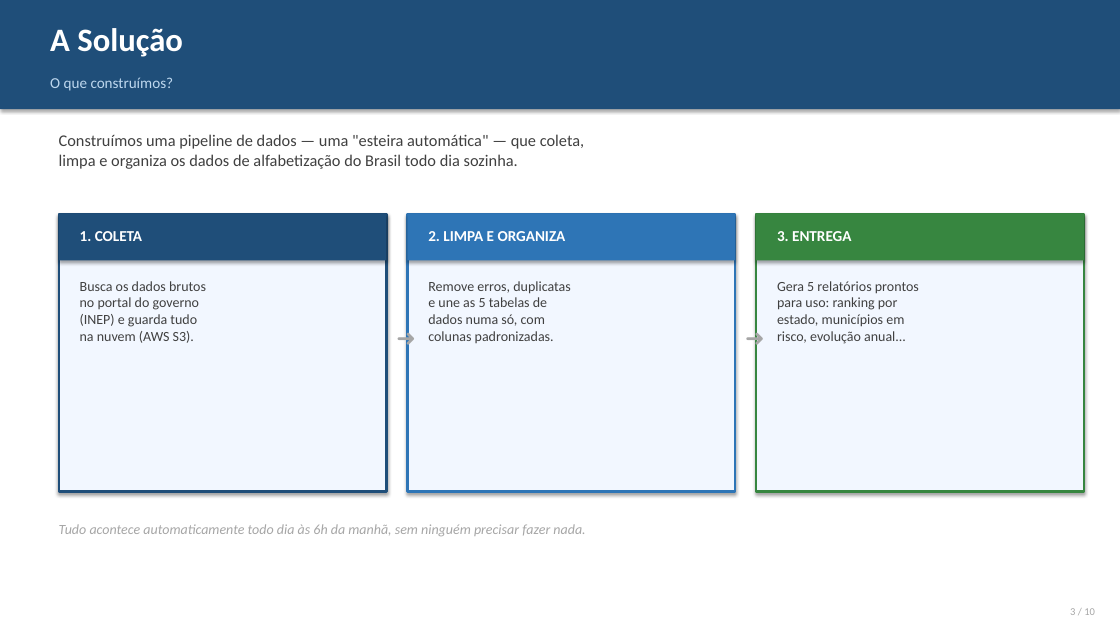
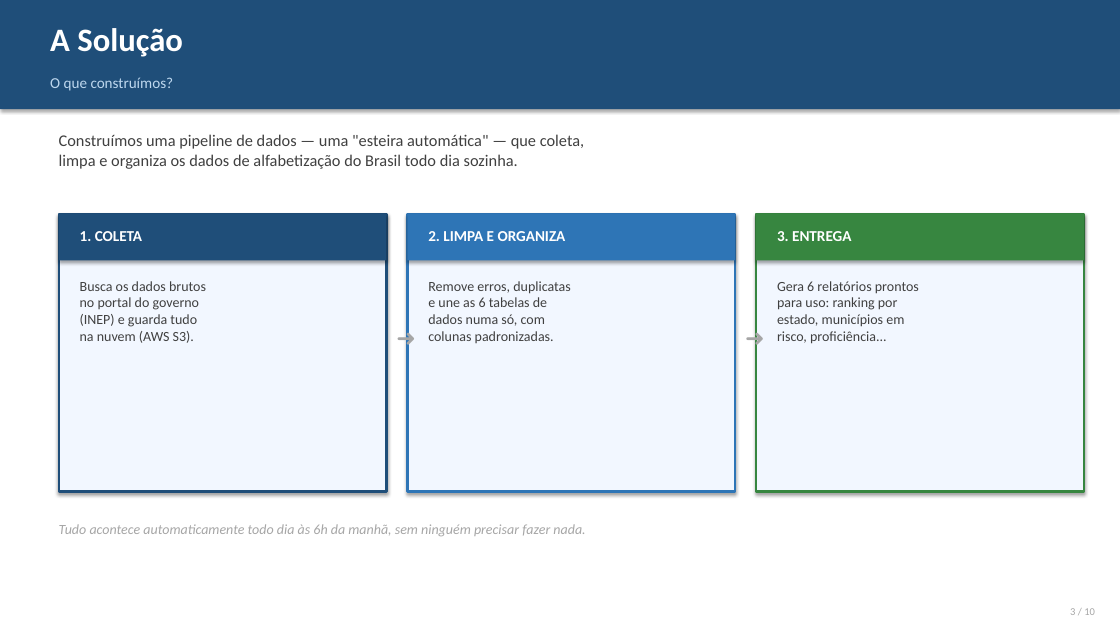
Before and after one commit to fbenin/FIAP_POSTECH_AI_SCIENTIST, a slide deck: slide 3 of TechChallenge_Fase2/apresentacao_tech_challenge_fase2.pptx. Drawn at 1120x630 pixels with LibreOffice and Linux fonts; fonts in the diff are those of the drawing. Boxes give left, top, right and bottom in pixels: in the first picture for what was removed or moved away, otherwise in the second. Text is boxed around its words. In the diff, an @@ line names an element or a change of style, - is before the commit and + after.

Commit message:
docs(apresentacao): atualiza slides para refletir 6ª fonte (microdados alunos SAEB)
- Slides 3, 5, 8, 10: 5 tabelas/relatórios → 6
- Slide 5: total 34.800 → 44.800 registros (+ 10.000 microdados SAEB)
- Slide 5: menciona Base dos Dados e portal INEP como fontes
- Slide 10: bullet de relatórios inclui proficiência por município

```diff
--- a/TechChallenge_Fase2/apresentacao_tech_challenge_fase2.pptx
+++ b/TechChallenge_Fase2/apresentacao_tech_challenge_fase2.pptx
@@ text at bbox=[428, 281, 570, 343]: text changed @@
-Remove erros, duplicatas
-e une as 5 tabelas de
-dados numa só, com
-colunas padronizadas.
+Remove erros, duplicatas
+e une as 6 tabelas de
+dados numa só, com
+colunas padronizadas.
@@ text at bbox=[777, 281, 919, 344]: text changed @@
-Gera 5 relatórios prontos
-para uso: ranking por
-estado, municípios em
-risco, evolução anual...
+Gera 6 relatórios prontos
+para uso: ranking por
+estado, municípios em
+risco, proficiência...
```
Also in this commit, not shown: 3 other slides changed.
